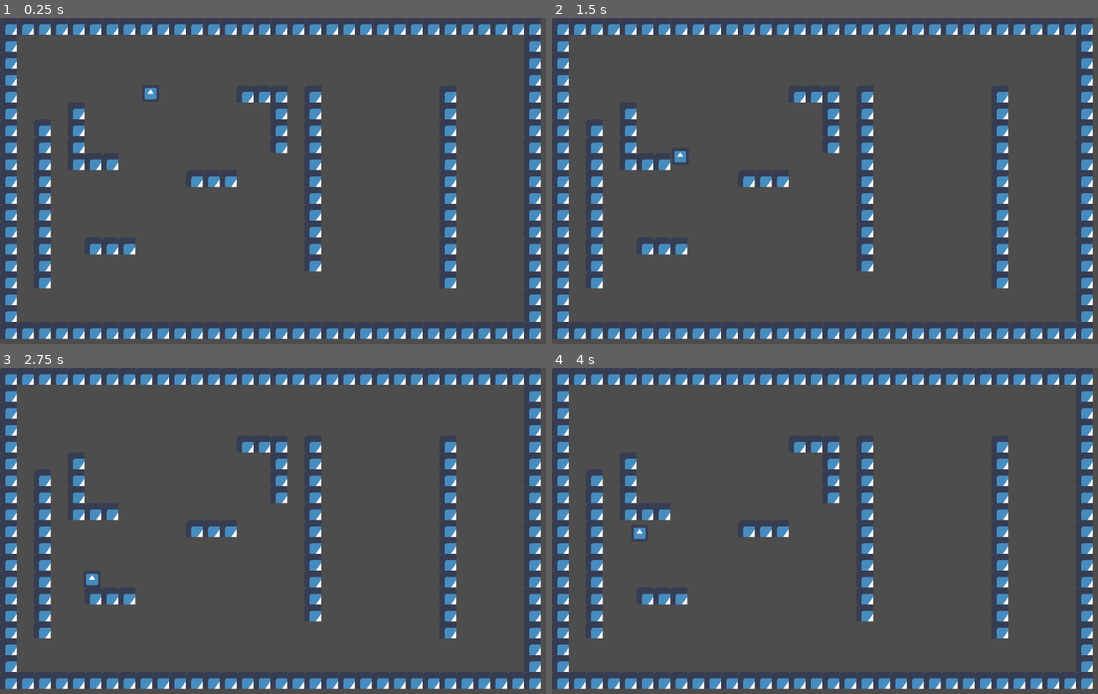
Above: before the commit, frames 1-4 (two rows, left to right).
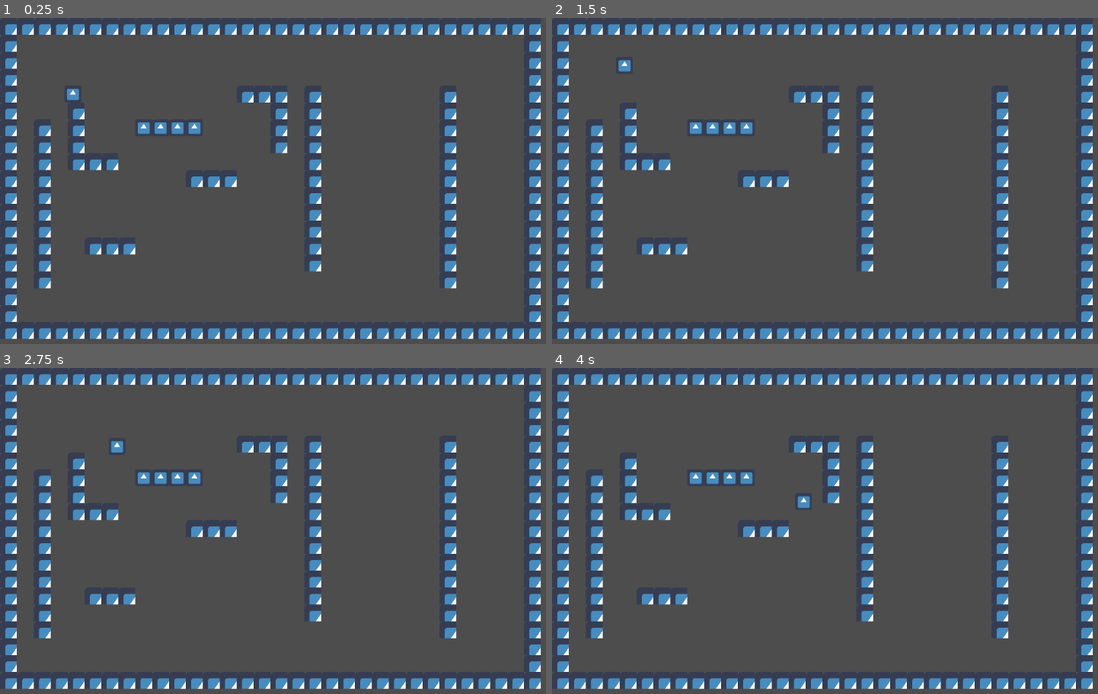
Above: after the commit, the same moments.

Repository: RogerRandomDev/gdobjects
Game: Godot game, scene res://testingscene.tscn
Two runs of this game, one before a commit and one after it. Both use one fixed random seed, a clock stepped at 60 frames per second and the inputs below. The engine's default icon, where the game draws it, is replaced by a stand-in: a white triangle on a blue panel in a dark square.
Inputs:
- Up to frame 1 (0.25 s): no input
- Up to frame 2 (1.5 s): hold A (l) 0.53-1.28 s; tap W (jump) at 0.77, 1.07 s; tap D (r) at 0.8, 1.35 s
- Up to frame 3 (2.75 s): tap W (jump) at 1.52, 1.55, 1.82, 2.1 s; hold A (l) from 2.03 s (still down)
- Up to frame 4 (4 s): release A (l) at 2.78 s; tap A (l) at 2.85 s; tap W (jump) at 3.02, 3.32, 3.77, 3.8 s; tap D (r) at 3.05 s; hold D (r) from 3.53 s (still down)

The runs differ from the first frame. In frame 1, 0.5% of the frame differs, in the area x 12-37%, y 21-36%; in frame 2, 0.5%; in frame 3, 0.5%; in frame 4, 0.5%, in the area x 14-48%, y 32-53%.
Error after the commit: Parse Error: Function "update()" not found in base self. (res://objects/bouncePad2D.gd:27)

Commit message:
added bounce object and made more base objects

Diff:
--- /dev/null
+++ b/objecttests/objects/ObjectBase2D.gd
@@ -0,0 +1,31 @@
+extends CharacterBody2D
+class_name ObjectBase2D
+@export var Gravity:int=160
+@export var friction:float=5.0
+@export var bounce:bool=true
+@export var bounceMult:float=1.0
+
+func _physics_process(delta):
+	if is_on_floor():
+		velocity.y=0
+		velocity.x-=velocity.x*delta*friction
+	else:
+		velocity.y+=Gravity*delta
+
+
+
+func bounceOff(side=Vector2.ZERO,force:float=0.0):
+	if side==Vector2.ZERO:return
+	var vy=max(abs(velocity.y/320),1)
+	var vx=max(abs(velocity.x/320),1)
+	match side.x:
+		-1.:
+			velocity.x=bounceMult*force*vx
+		1.:
+			velocity.x= -bounceMult*force*vx
+	match side.y:
+		-1.:
+			velocity.y= bounceMult*force*vy
+		1.:
+			velocity.y= -bounceMult*force*vy
+	move_and_slide()
--- a/objecttests/objects/prkplayer.gd
+++ b/objecttests/objects/PlayerParkour2D.gd
@@ -1,14 +1,12 @@
-extends CharacterBody2D
+extends ObjectBase2D
 class_name PlayerParkour2D
-
 #lotsa variables for this bastard
-@export var Gravity:int=160
 @export var jumpForce:int=128
 
 @export var moveSpeed:int=128
 @export var accelRate:float=2.5
 @export var decelRate:float=1.5
-@export var friction:float=5.0
+
 @export var maxJumps:int=1
 @export var wallJump:bool=false
 @export var wallJumpForce:Vector2=Vector2(256,128)
@@ -22,6 +20,9 @@
 
 var doCling=false
 var totalCling=0.0
+#this one just helps to check which direction you last went in
+var lastdir=Vector2.ZERO
+
 @export var jumpForgivenessTime:float=0.125
 func _ready():
 	makeTimer("jumpForgivenessTimer",jumpForgivenessTime,nojumps)
@@ -34,26 +35,27 @@
 	t.connect("timeout",fn)
 
 func _physics_process(delta):
+
 	var state=statelist.keys()[current_state]
 	if has_method(state):
 		call(state,delta)
 	move_and_slide()
 func Base(delta):
+	super._physics_process(delta)
 	var movedir=getInputMotion()
 	#deals with the check for if on floor
 	if is_on_floor():
-		velocity.y=0
 		cur_jump_count=-1
 		wallJumped=false
 		canJump=true
 		totalCling=0.0
+		movedir.x*=friction
 		#this stops the timer for extra jump time after leaving edge
 		if get_node("jumpForgivenessTimer").time_left!=0:get_node("jumpForgivenessTimer").stop()
 	else:
 		#this starts the timer for extra jump time after leaving edge
 		if canJump&&get_node("jumpForgivenessTimer").time_left==0:get_node("jumpForgivenessTimer").start()
-		velocity.y+=Gravity*delta
-
+	if abs(velocity.x)>=16:lastdir.x=velocity.x
 	#sets wallJumped to false when the movement direction is the same as current direction
 	##can be used to climb walls, but that would be pretty neat as a feature
 	#allows you to have more air control again
@@ -67,13 +69,9 @@
 			velocity.x+=movedir.x*delta*(accelRate+decelRate)*moveSpeed
 		else:
 			velocity.x+=movedir.x*delta*accelRate*moveSpeed
-	else:
-		if canJump:
-			velocity.x-=velocity.x*delta*decelRate*friction
-		velocity.x-=velocity.x*delta*decelRate
 	#jumping
 	if(movedir.y!=0):
-		var wall_jump=get_wall_normals()
+		var wall_jump=get_wall_normals(delta)
 		#default jump, then wall jump check
 		if(canJump||(cur_jump_count<maxJumps&&(wall_jump.x==0||!wallJump))):
 			cur_jump_count+=1
@@ -84,7 +82,7 @@
 			velocity= wallJumpForce*Vector2(wall_jump.x,-1)
 			wallJumped=true
 	#wall clinging
-	if Input.is_action_just_pressed("shift")&&is_on_wall():
+	if Input.is_action_just_pressed("shift")&&wallCling&&get_wall_normals(delta)!=Vector2.ZERO:
 		doCling=true
 	if Input.is_action_just_released("shift"):
 		doCling=false
@@ -94,8 +92,12 @@
 		velocity=Vector2.ZERO
 
 #returns normal values for the wall slide collision
-func get_wall_normals():
+func get_wall_normals(delta:float=0.):
+	var storedvel=velocity;var lpos=position
+	velocity.x=lastdir.x
+	move_and_slide()
 	var count: = get_slide_collision_count()
+	velocity=storedvel;position=lpos
 	if count != 0:
 		for slide in count:
 			var norm= get_slide_collision( slide ).get_normal()
--- /dev/null
+++ b/objecttests/objects/bouncePad2D.gd
@@ -0,0 +1,74 @@
+@tool
+extends Node2D
+class_name bouncePad2D
+signal bounced
+@export var active:bool=true
+@export var checkSize:Vector2=Vector2(32,32)
+@export var force:float=32
+@export var left:bool=true
+@export var right:bool=true
+@export var up:bool=true
+@export var down:bool=true
+var bcheck=PhysicsShapeQueryParameters2D.new()
+func _ready():
+	if Engine.is_editor_hint():return
+	var shape = RectangleShape2D.new()
+	shape.extents=checkSize/2
+	bcheck.shape=shape
+	bcheck.collision_mask=2
+	bcheck.transform=transform
+	bcheck.transform.origin+=checkSize/2
+	addCollision()
+var drawline=Vector2.ZERO
+func _draw():
+	if !Engine.is_editor_hint():return
+	draw_rect(Rect2(Vector2.ZERO,checkSize),Color(0.5,0.5,0.75,0.5))
+func _process(delta):
+	update()
+func _physics_process(_delta):
+
+	if Engine.is_editor_hint():return
+	var check:=get_world_2d().direct_space_state.intersect_shape(bcheck)
+	if check:
+		for obj in check:
+			var this=obj.collider
+			if !this.has_method("bounceOff"):continue
+			var bangle = getLargestNormal((this.global_position-global_position-checkSize/2).normalized())
+			bangle=checkIfCan(bangle)
+			this.bounceOff(-bangle,force)
+			drawline=bangle*64
+
+		emit_signal("bounced")
+
+
+#returns the largest normal value
+func getLargestNormal(normal):
+	if(abs(normal.x)>abs(normal.y)):
+		return Vector2(1*sign(normal.x),0)
+	else:
+		return Vector2(0,1*sign(normal.y))
+#makes sure the side is allowed
+func checkIfCan(angle):
+	match(angle.x):
+		-1.:
+			if !left:angle.x=0
+		1.:
+			if !right:angle.x=0
+
+	match(angle.y):
+		-1.:
+			if !up:angle.y=0
+		1.:
+			if !down:angle.y=0
+	return angle
+
+
+#builds its collision
+func addCollision():
+	var c=StaticBody2D.new()
+	var col=CollisionShape2D.new()
+	col.shape=RectangleShape2D.new()
+	col.shape.extents=checkSize/2-Vector2(1,1)
+	c.add_child(col)
+	add_child(c)
+	c.position+=checkSize/2
--- a/objecttests/project.godot
+++ b/objecttests/project.godot
@@ -10,12 +10,24 @@
 
 _global_script_classes=[{
 "base": "CharacterBody2D",
+"class": &"ObjectBase2D",
+"language": &"GDScript",
+"path": "res://objects/ObjectBase2D.gd"
+}, {
+"base": "ObjectBase2D",
 "class": &"PlayerParkour2D",
 "language": &"GDScript",
-"path": "res://objects/prkplayer.gd"
+"path": "res://objects/PlayerParkour2D.gd"
+}, {
+"base": "Node2D",
+"class": &"bouncePad2D",
+"language": &"GDScript",
+"path": "res://objects/bouncePad2D.gd"
 }]
 _global_script_class_icons={
-"PlayerParkour2D": ""
+"ObjectBase2D": "",
+"PlayerParkour2D": "",
+"bouncePad2D": ""
 }
 
 [application]
--- a/objecttests/testingscene.tscn
+++ b/objecttests/testingscene.tscn
@@ -1,7 +1,8 @@
-[gd_scene load_steps=6 format=3 uid="uid://clo0vs8wbduig"]
+[gd_scene load_steps=7 format=3 uid="uid://dcu42xbn6wt0t"]
 
-[ext_resource type="Script" path="res://objects/prkplayer.gd" id="1_8ca5o"]
+[ext_resource type="Script" path="res://objects/PlayerParkour2D.gd" id="1_8ca5o"]
 [ext_resource type="Texture2D" uid="uid://47hvfqsdp74" path="res://icon.png" id="2_r2cs8"]
+[ext_resource type="Script" path="res://objects/bouncePad2D.gd" id="3_aqxux"]
 
 [sub_resource type="RectangleShape2D" id="RectangleShape2D_03qcu"]
 size = Vector2(31.9, 31.9)
@@ -33,25 +34,24 @@
 
 [node name="Node2D" type="Node2D"]
 
-[node name="PlayerParkour" type="CharacterBody2D" parent="."]
-position = Vector2(285, 134)
+[node name="PlayerParkour2D" type="CharacterBody2D" parent="."]
+position = Vector2(138, 135)
+collision_layer = 3
 script = ExtResource( "1_8ca5o" )
 __meta__ = {
 "_edit_group_": true
 }
-Gravity = 256
-jumpForce = 144
-maxJumps = 2
+Gravity = 320
+jumpForce = 160
 wallJump = true
 wallCling = true
-wallClingDuration = 1.0
+wallClingDuration = 2.0
 current_state = 1
-jumpForgivenessTime = 0.15
 
-[node name="CollisionShape2D" type="CollisionShape2D" parent="PlayerParkour"]
+[node name="CollisionShape2D" type="CollisionShape2D" parent="PlayerParkour2D"]
 shape = SubResource( "RectangleShape2D_03qcu" )
 
-[node name="Icon" type="Sprite2D" parent="PlayerParkour"]
+[node name="Icon" type="Sprite2D" parent="PlayerParkour2D"]
 scale = Vector2(0.5, 0.5)
 texture = ExtResource( "2_r2cs8" )
 
@@ -59,3 +59,59 @@
 tile_set = SubResource( "TileSet_rmtle" )
 format = 2
 layer_0/tile_data = PackedInt32Array(0, 0, 0, 65536, 0, 0, 131072, 0, 0, 196608, 0, 0, 262144, 0, 0, 327680, 0, 0, 3932 …(1899 unchanged characters)…
+
+[node name="bouncePad2D" type="Node2D" parent="."]
+show_behind_parent = true
+position = Vector2(256, 192)
+script = ExtResource( "3_aqxux" )
+force = 256.0
+left = false
+right = false
+down = false
+
+[node name="Sprite2D" type="Sprite2D" parent="bouncePad2D"]
+scale = Vector2(0.5, 0.5)
+texture = ExtResource( "2_r2cs8" )
+centered = false
+
+[node name="bouncePad2D2" type="Node2D" parent="."]
+show_behind_parent = true
+position = Vector2(288, 192)
+script = ExtResource( "3_aqxux" )
+force = 256.0
+left = false
+right = false
+down = false
+
+[node name="Sprite2D" type="Sprite2D" parent="bouncePad2D2"]
+scale = Vector2(0.5, 0.5)
+texture = ExtResource( "2_r2cs8" )
+centered = false
+
+[node name="bouncePad2D3" type="Node2D" parent="."]
+show_behind_parent = true
+position = Vector2(320, 192)
+script = ExtResource( "3_aqxux" )
+force = 256.0
+left = false
+right = false
+down = false
+
+[node name="Sprite2D" type="Sprite2D" parent="bouncePad2D3"]
+scale = Vector2(0.5, 0.5)
+texture = ExtResource( "2_r2cs8" )
+centered = false
+
+[node name="bouncePad2D4" type="Node2D" parent="."]
+show_behind_parent = true
+position = Vector2(352, 192)
+script = ExtResource( "3_aqxux" )
+force = 256.0
+left = false
+right = false
+down = false
+
+[node name="Sprite2D" type="Sprite2D" parent="bouncePad2D4"]
+scale = Vector2(0.5, 0.5)
+texture = ExtResource( "2_r2cs8" )
+centered = false
